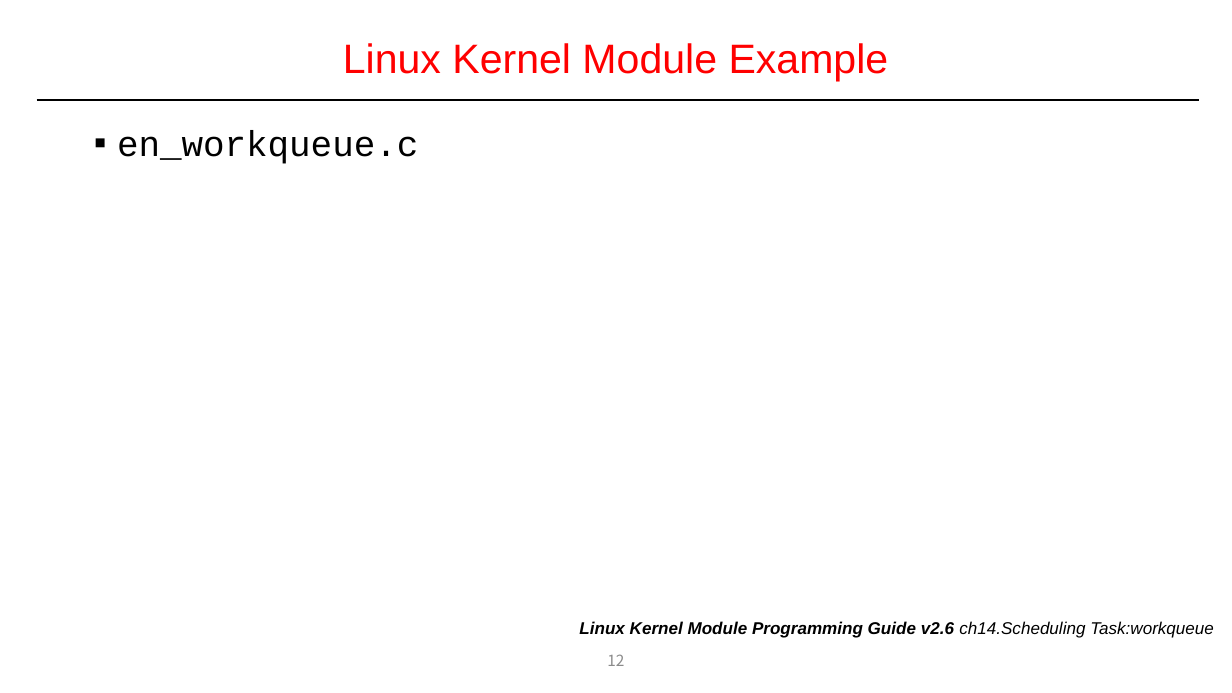
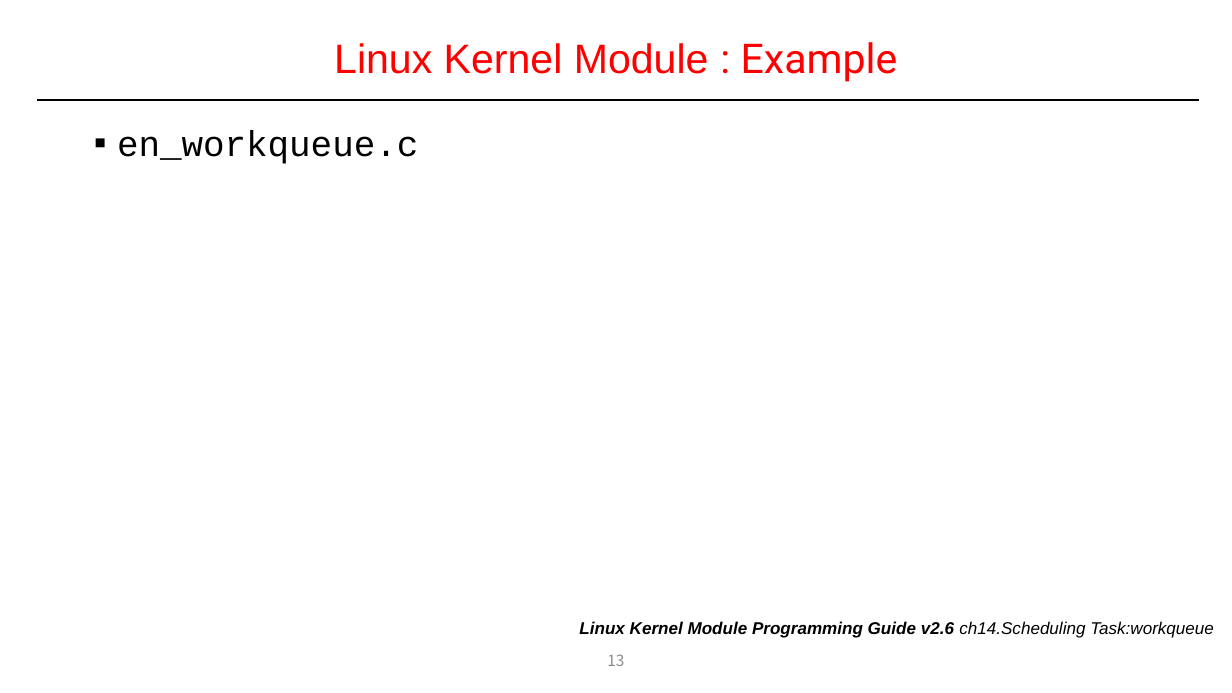
Before and after one commit to DKU-EmbeddedSystem-Lab/2022_Kernel_Study, a slide deck: slide 13 of 1주(1월 4일)/1주차_리눅스 커널 모듈 프로그래밍_송인호_PPT.pptx (slide 12 before the commit). Drawn at 1232x693 pixels with LibreOffice and Linux fonts; fonts in the diff are those of the drawing. Boxes give left, top, right and bottom in pixels: in the first picture for what was removed or moved away, otherwise in the second. Text is boxed around its words. In the diff, an @@ line names an element or a change of style, - is before the commit and + after.

```diff
--- a/1주(1월 4일)/1주차_리눅스 커널 모듈 프로그래밍_송인호_PPT.pptx
+++ b/1주(1월 4일)/1주차_리눅스 커널 모듈 프로그래밍_송인호_PPT.pptx
@@ title at [334, 42, 898, 82]: text changed @@
-Linux Kernel Module Example
+Linux Kernel Module : Example
@@ page number at [607, 654, 624, 666]: text changed @@
-12
+13
```
Also in this commit, not shown: 12 other slides changed, 2 slides added, 29 slides removed.
